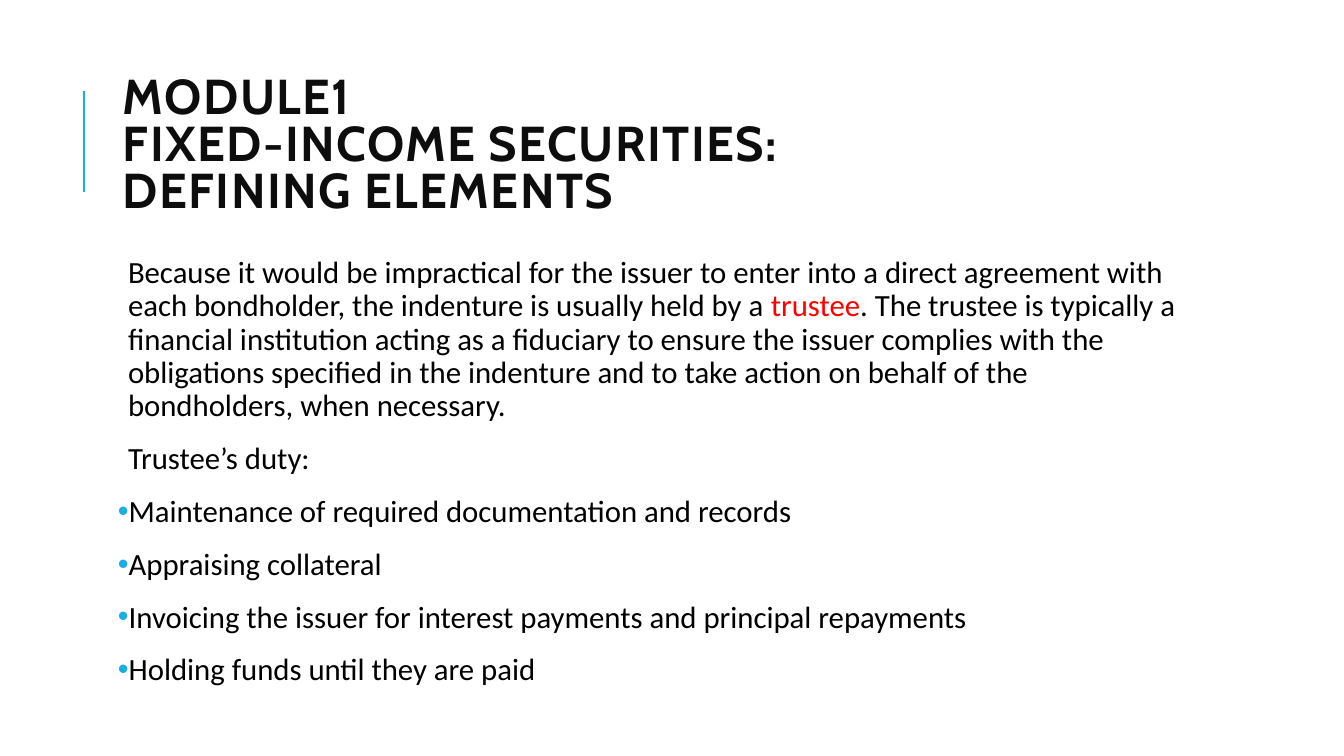
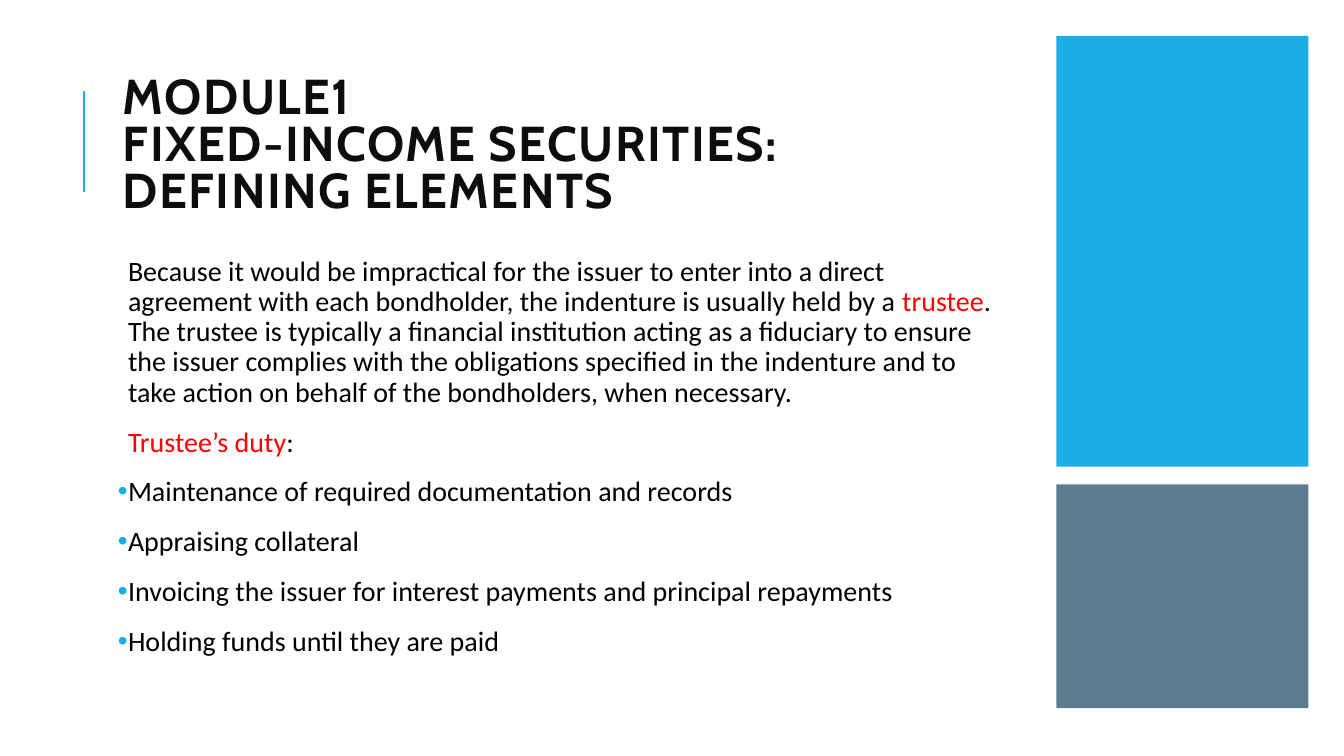
Before and after one commit to Isco0530/data, a slide deck: slide 12 of Fixed Income.pptx. Drawn at 1344x756 pixels with LibreOffice and Linux fonts; fonts in the diff are those of the drawing. Boxes give left, top, right and bottom in pixels: in the first picture for what was removed or moved away, otherwise in the second. Text is boxed around its words. In the diff, an @@ line names an element or a change of style, - is before the commit and + after.

```diff
--- a/Fixed Income.pptx
+++ b/Fixed Income.pptx
@@ rectangle added at (1057, 36, 1309, 467), fill #1CADE4 @@
@@ text "Because it would be impractical ..." at (128, 261, 991, 656): size 22 to 20 pt; text colour #000000 to #FF0000 in "Trustee’s duty:" @@
@@ rectangle added at (1057, 485, 1309, 709), fill #335B74 at 80% opacity @@
```
Also in this commit, not shown: 8 other slides changed.
